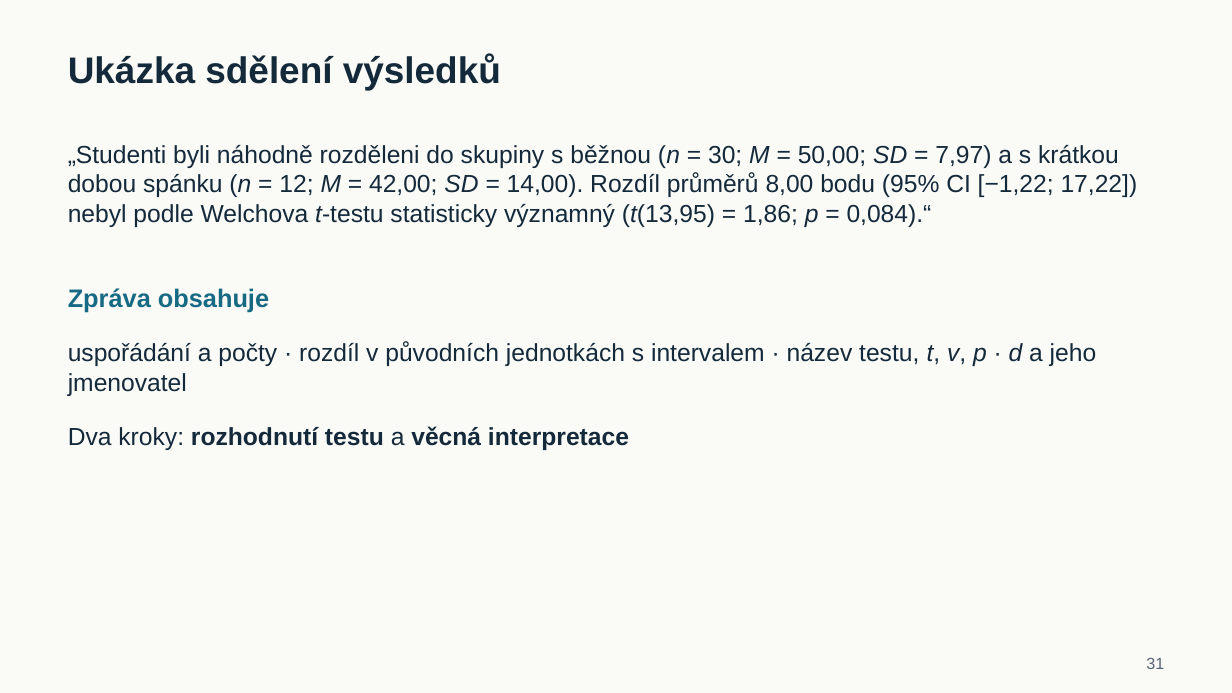
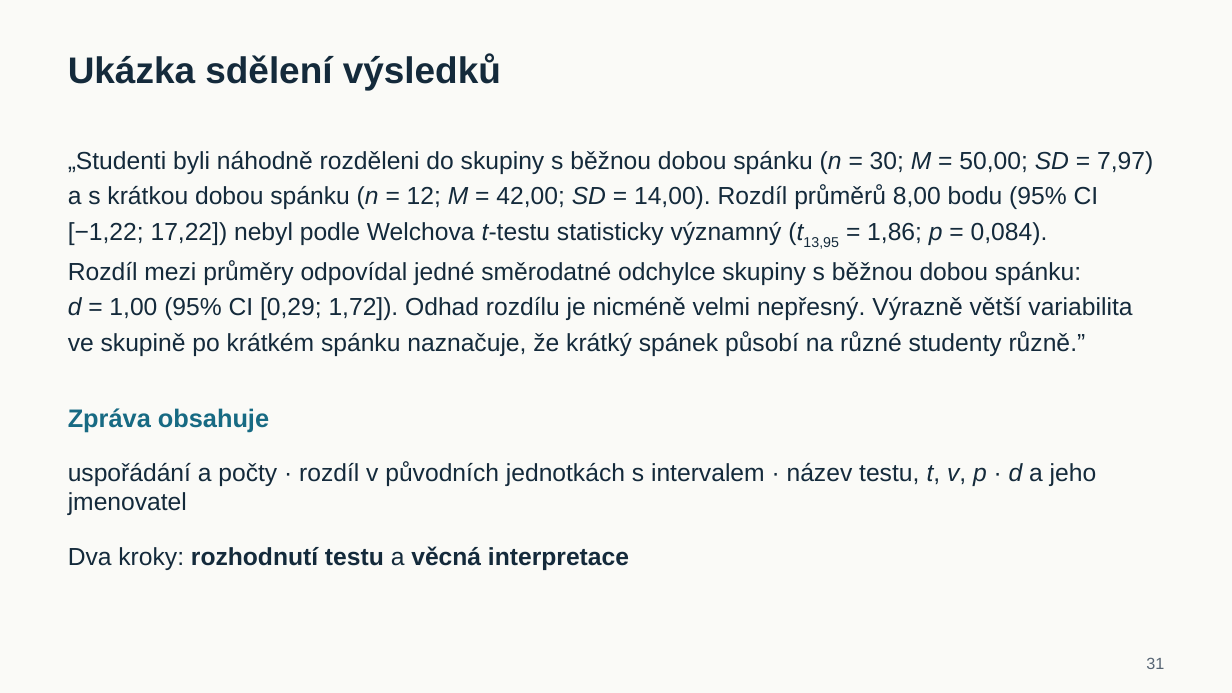
Before and after one commit to reckak/statistics-for-psychology, a slide deck: slide 31 of presentations/kapitola_08/kapitola_08_porovnani_dvou_prumeru.pptx. Drawn at 1232x693 pixels with LibreOffice and Linux fonts; fonts in the diff are those of the drawing. Boxes give left, top, right and bottom in pixels: in the first picture for what was removed or moved away, otherwise in the second. Text is boxed around its words. In the diff, an @@ line names an element or a change of style, - is before the commit and + after.

```diff
--- a/presentations/kapitola_08/kapitola_08_porovnani_dvou_prumeru.pptx
+++ b/presentations/kapitola_08/kapitola_08_porovnani_dvou_prumeru.pptx
@@ text at (68, 151, 1153, 356): text changed @@
-„Studenti byli náhodně rozděleni do skupiny s běžnou (n = 30; M = 50,00; SD = 7,97) a s krátkou dobou spánku (n = 12; M = 42,00; SD = 14,00). Rozdíl průměrů 8,00 bodu (95% CI [−1,22; 17,22]) nebyl podle Welchova t-testu statisticky významný (t(13,95) = 1,86; p = 0,084).“
+„Studenti byli náhodně rozděleni do skupiny s běžnou dobou spánku (n = 30; M = 50,00; SD = 7,97) a s krátkou dobou spánku (n = 12; M = 42,00; SD = 14,00). Rozdíl průměrů 8,00 bodu (95% CI [−1,22; 17,22]) nebyl podle Welchova t-testu statisticky významný (t13,95 = 1,86; p = 0,084).
+Rozdíl mezi průměry odpovídal jedné směrodatné odchylce skupiny s běžnou dobou spánku:
+d = 1,00 (95% CI [0,29; 1,72]). Odhad rozdílu je nicméně velmi nepřesný. Výrazně větší variabilita ve skupině po krátkém spánku naznačuje, že krátký spánek působí na různé studenty různě.”
@@ 3 texts: place and size @@
-3 texts at (68, 288, 1097, 450)
+3 texts at (68, 408, 1097, 570)
```
Also in this commit, not shown: 12 other slides changed, 9 other files.
